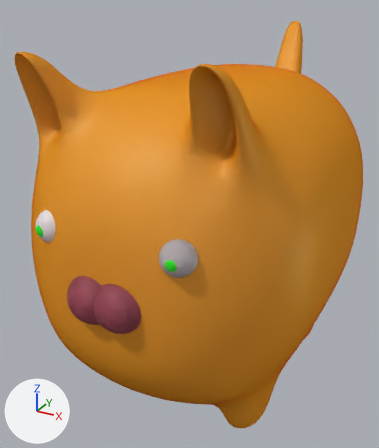
One commit to the Blender file blender/assets/cat/cat.blend: the scene before it, then after it.
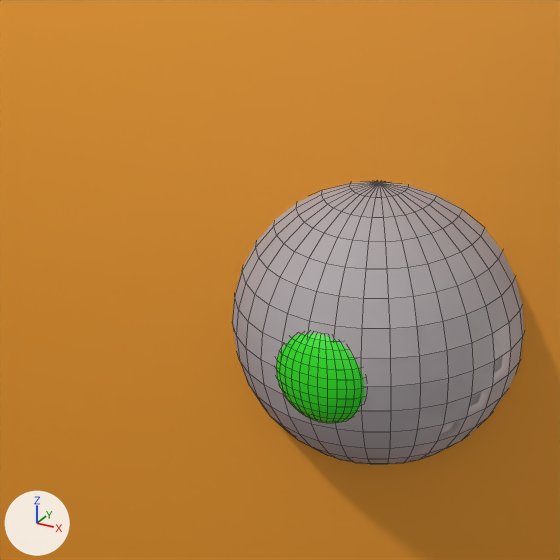
The first picture shows the older version from a 50 mm lens placed at (2.17, -4.48, 2.08), pointed at (-0.28, -0.02, -0.15). The close-ups show both versions on the part from 33% to 54% of the width and 48% to 65% of the height of that picture. The axes (+X, +Y, +Z) are drawn at lower left. The lights are the same throughout. The close-ups show mesh edges as thin lines.

In view in the first close-up: 'catBody', 'leftEye', 'leftNeny'.
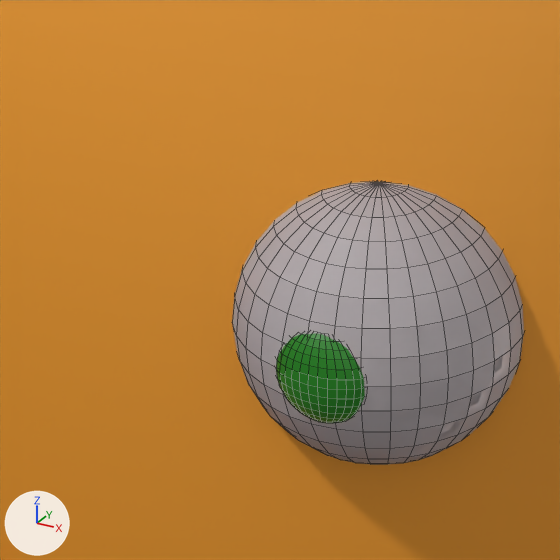
What differs and where, as boxes [x1, y1, x2, y2] in the close-ups (560 x 560 px):
'leftNeny', recoloured: [276, 334, 365, 423] in both

The change, as a diff of the scene's bpy script:
```diff
--- a/blender/assets/cat/cat.blend.py
+++ b/blender/assets/cat/cat.blend.py
@@ mat_neny @@
 mat_neny = principled_material('neny')
-mat_neny.base_color = (0.0241, 0.8, 0.013)  # green #2be71e
+mat_neny.base_color = (0.00902, 0.216, 0.00546)  # green #188011
```
